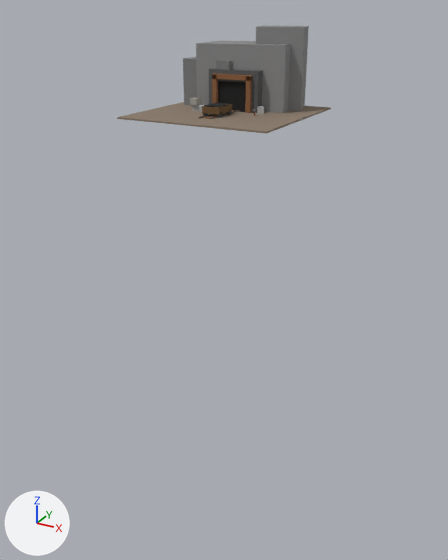
An edit to the glTF model public/models/buildings/stone_mine.glb, drawn before and after from the same camera.
Camera for both pictures: a 50 mm lens placed at (19.3, -37.6, 6.1), pointed at (-1.3, -0.3, -12.6). Every picture has the same lights, and +X, +Y and +Z are marked at lower left. The picture after the commit comes second. Where no turn or scale is listed for an object, it has been applied to the vertices.

In view in the first picture: 'EntranceFacade', 'GroundPlane', 'MountainBase', 'MountainPeak', 'MountainSideLeft', 'ShaftOpening' and 8 more.
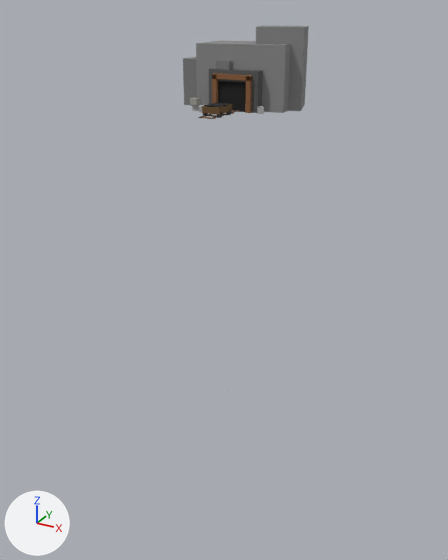
What differs and where, as boxes [x1, y1, x2, y2] in the pictures (448 x 560 px):
'GroundPlane', deleted (brown): before [117, 102, 331, 134]

The change in detail:
Object 'GroundPlane' (ob_groundplane) is deleted.
